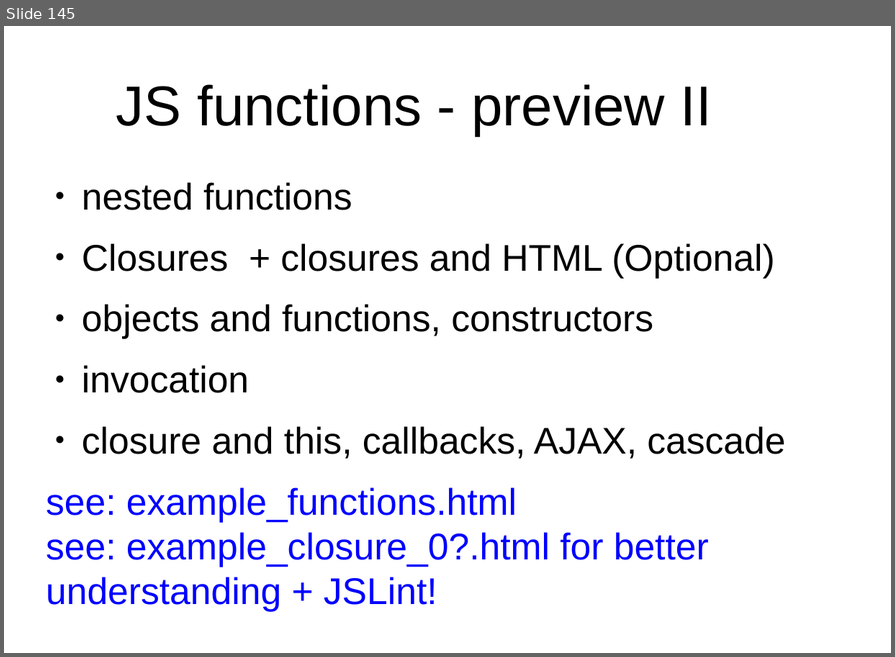
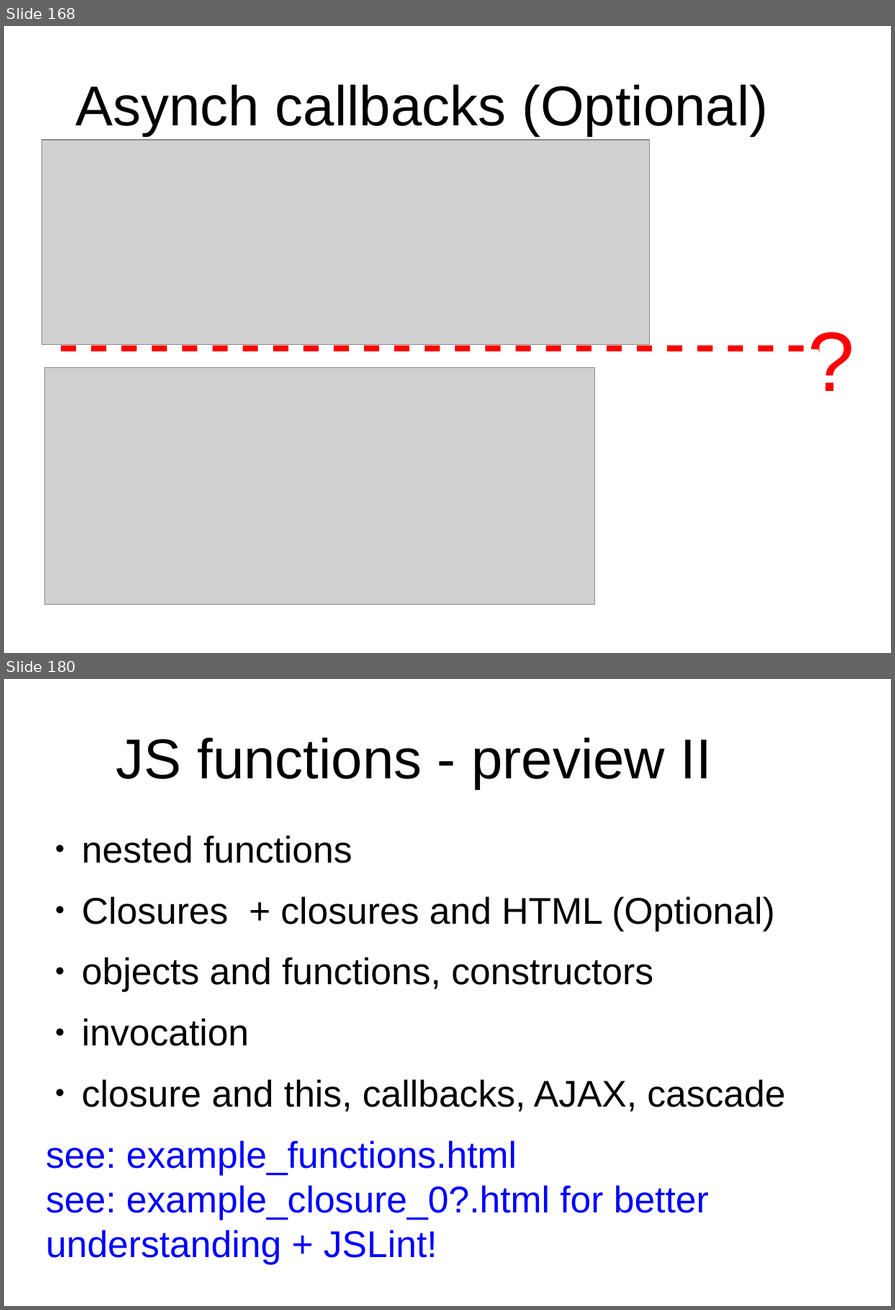
Before and after one commit to peterborkuti/other, a slide deck: JavaScriptBasics/jsbasics-slide.odp. Shown one above the other, each under a label of ours: slide 145 before the commit, slides 168 and 180 after it; the slides between them are not shown. The pictures are 895x657 and 895x1310 pixels, drawn with LibreOffice and Linux fonts; fonts in the diff are those of the drawing; grey boxes stand for pictures; background and template pictures are left out. Boxes give left, top, right and bottom in pixels: in the first picture for what was removed or moved away, otherwise in the second. Text is boxed around its words. In the diff, an @@ line names an element or a change of style, - is before the commit and + after.

```diff
--- a/JavaScriptBasics/jsbasics-slide.odp
+++ b/JavaScriptBasics/jsbasics-slide.odp
@@ slide 168 added at <box>4,26,891,653</box>, background #FFFFFF @@
@@ title added at <box>76,84,768,136</box>, 53.3 pt, text #000000 @@
+Asynch callbacks (Optional)
@@ picture added at <box>42,140,650,345</box> @@
@@ text added at <box>801,304,858,405</box>, 80 pt, text #FF0000 @@
+?
@@ line added from (61, 349) to (820, 349), #FF0000 5.75 pt @@
@@ picture added at <box>45,367,595,604</box> @@
@@ what was slide 145 is now slide 180 @@
```
Also in this commit, not shown: 1 slide changed, 34 other slides added, 2 other files.
